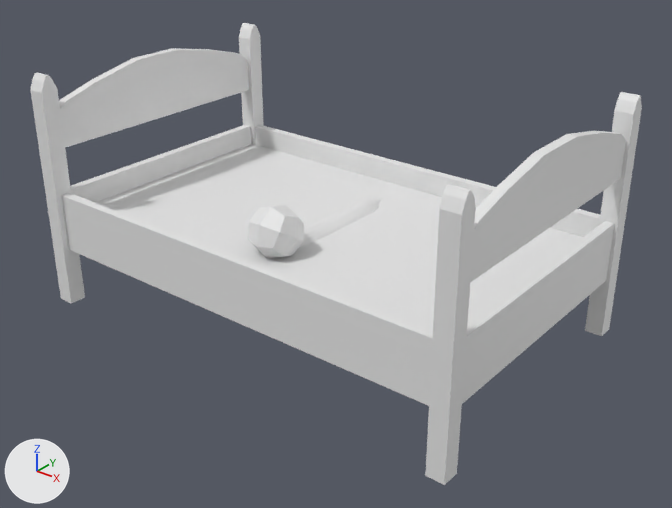
Renders of the Blender file Blend/Casa/HouseCama2.blend from each side of a commit.
Both versions are drawn from a camera (50 mm lens) standing at (2.77, -3.38, 2.47) and looking at (0.1, -0.05, 0.41). Lighting does not change. The marker at lower left points along +X, +Y and +Z.

Script lines for the objects in view, before the commit:
```python
me_basecat = bpy.data.meshes.new('BaseCat')
me_basecat.from_pydata(...)  # 4952 vertices, 4808 faces; spans x -13.4..13.8, y -0.9..75.8, z -61.1..51.9
me_houseccama2 = bpy.data.meshes.new('HousecCama2')
me_houseccama2.from_pydata(...)  # 144 vertices, 122 faces; spans x -1.25..1.25, y -0.79..0.79, z 0.0..1.26
ob_basecat = bpy.data.objects.new('BaseCat', me_basecat)
ob_basecat.location = (0.0, 0.0, 0.0)
ob_basecat.rotation_euler = (1.571, 0.0, 0.0)  # degrees (90, 0, 0)
ob_basecat.scale = (0.01, 0.01, 0.01)
ob_houseccama2 = bpy.data.objects.new('HousecCama2', me_houseccama2)
ob_houseccama2.location = (0.0, 0.0, 0.0)
```
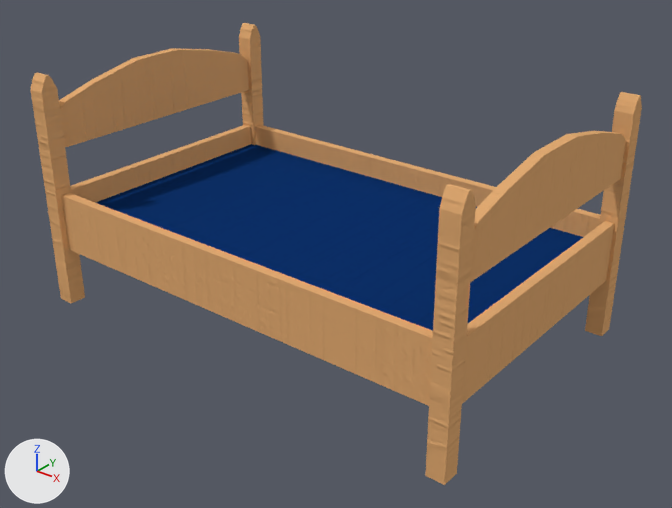
Where the change shows, as pixel boxes [x1, y1, x2, y2] in the pictures (672 x 508 px):
'HousecCama2', recoloured, surface changed: [30, 23, 642, 485] in both
'BaseCat', hidden: before [248, 199, 382, 258]

The change in detail:
Picture 'Normal.tga.001' (img_normal_tga_001) is new.
Picture 'TexHouseCama2' (img_texhousecama2) is new.
Material 'MatHouseCama2' (mat_mathousecama2) is new.
Uses the picture img_normal_tga_001.
Uses the picture img_texhousecama2.
me_houseccama2 has 144 vertices, 122 faces and spans x -1.25..1.25, y -0.79..0.79, z 0.0..1.26.
me_houseccama2 is used by ob_houseccama2; location (0.0, 0.0, 0.0).
me_houseccama2 part 1: texture (UV) coordinates of 122 of 122 faces, centred in x -1.25..1.25, y -0.79..0.79, z 0.0..1.26, changed; they spanned u 0.12..0.88, v 0.0..1.0 and now span u 0.0..0.99, v 0.0..1.0.
me_houseccama2 now uses material mat_mathousecama2.
Object 'BaseCat' (ob_basecat) is now hidden.
